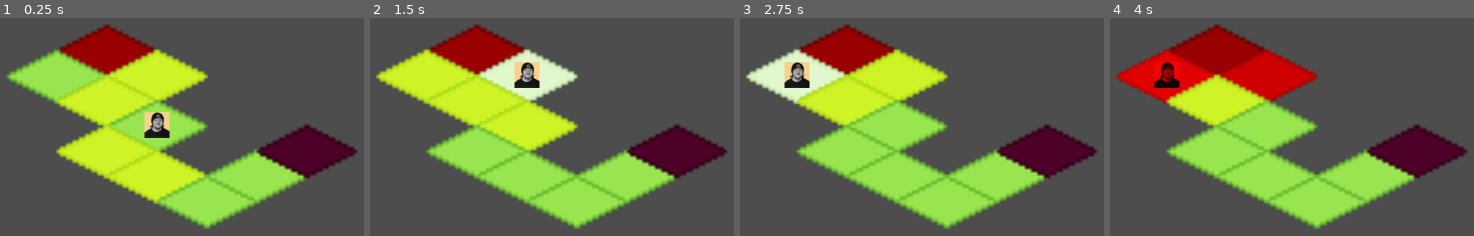
Above: before the commit, frames 1-4 (left to right).
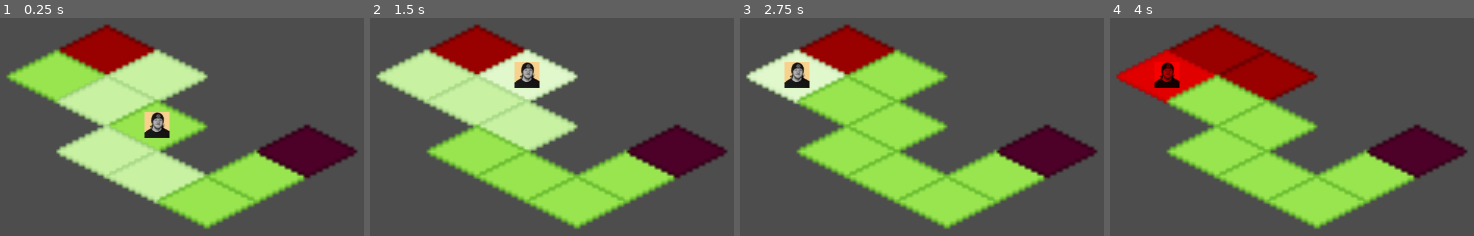
Above: after the commit, the same moments.

Repository: ckuras/GMTK-2023-Fire-Fighter
Game: Godot game, scene res://Scenes/main.tscn
Two runs of this game, one before a commit and one after it. Both use one fixed random seed, a clock stepped at 60 frames per second and the inputs below.
Inputs (mouse positions are in pixels of both pictures, inside the frame that each line leads up to):
- Up to frame 1 (0.25 s): no input
- Up to frame 2 (1.5 s): tap Enter at 0.5 s; move the mouse to (475, 50) at 0.52 s; click (475, 50) at 0.67 s; tap Space at 1.25 s; move the mouse to (526, 74) at 1.27 s; click (526, 74) at 1.42 s
- Up to frame 3 (2.75 s): tap Enter at 2 s; move the mouse to (798, 74) at 2.02 s; click (798, 74) at 2.17 s
- Up to frame 4 (4 s): tap Space at 2.75 s; move the mouse to (1215, 100) at 2.77 s; click (1215, 100) at 2.92 s; tap Enter at 3.5 s; move the mouse to (1266, 124) at 3.52 s; click (1266, 124) at 3.67 s

The runs differ from the first frame. In frame 1, 14% of the frame differs, in the area x 15-58%, y 14-86%; in frame 2, 11%; in frame 3, 7.0%; in frame 4, 7.0%.

Commit message:
Made reachable tiles only show on player turn

Diff:
--- a/Scenes/tile.tscn
+++ b/Scenes/tile.tscn
@@ -20,7 +20,7 @@
 
 [node name="Reachable" type="Sprite2D" parent="."]
 visible = false
-modulate = Color(1, 1, 0, 0.521569)
+modulate = Color(1, 1, 1, 0.470588)
 position = Vector2(0, 8)
 texture = ExtResource("3_liu54")
 
--- a/Scripts/EventBus.gd
+++ b/Scripts/EventBus.gd
@@ -1,3 +1,4 @@
 extends Node
 
+signal tiles_initialized
 signal turn_ended
--- a/Scripts/GameState.gd
+++ b/Scripts/GameState.gd
@@ -1,5 +1,6 @@
 class_name GameState extends Node
 
+signal game_state_initialized
 signal player_tile_id_set(_player_tile_id)
 
 enum Turn {
@@ -9,6 +10,7 @@
 }
 
 var active_turn = Turn.Player
+var are_tiles_initialized = false
 
 @onready var player_tile_id = 4 : set = _set_player_tile_id
 @onready var player_moves_remaining = 2 : set = _set_player_moves_remaining
@@ -16,6 +18,7 @@
 func _ready():
 	self.player_tile_id = 4
 	self.player_moves_remaining = 2
+	emit_signal("game_state_initialized")
 
 func _set_player_tile_id(_player_tile_id):
 	player_tile_id = _player_tile_id
--- a/Scripts/PlayerTurn.gd
+++ b/Scripts/PlayerTurn.gd
@@ -4,8 +4,12 @@
 	print("Player's turn")
 	game_state.active_turn = game_state.Turn.Player
 	reset_player_moves_remaining()
+	print("going to manually call draw_reachable_item(", game_state.player_tile_id, ")")
+	print(game_state)
+	board.draw_reachable_tiles(game_state.player_tile_id)
 
 	await EventBus.turn_ended
+	board.reset_reachable_tiles()
 	emit_signal("completed")
 
 func reset_player_moves_remaining():
--- a/Scripts/Tiles.gd
+++ b/Scripts/Tiles.gd
@@ -1,7 +1,12 @@
 extends Node2D
 
 func _ready():
+	print("initializing tiles...")
 	var i = 0
 	for tile in get_children():
+		print("initializing tile ", i)
 		tile.tile_id = i
 		i += 1
+
+	print ("sending tiles_initialized signal")
+	EventBus.emit_signal("tiles_initialized")
--- a/Scripts/TurnQueue.gd
+++ b/Scripts/TurnQueue.gd
@@ -7,10 +7,12 @@
 
 func _ready():
 	active_turn = get_child(0)
-	play_turn()
+	await game_state.game_state_initialized
+	play_active_turn()
 
-func play_turn():
+func play_active_turn():
+	print("playing active turn")
 	await active_turn.play_turn()
 	var new_index: int = (active_turn.get_index() + 1) % get_child_count()
 	active_turn = get_child(new_index)
-	play_turn()
+	play_active_turn()
--- a/Scripts/board.gd
+++ b/Scripts/board.gd
@@ -3,8 +3,13 @@
 @export var game_state: GameState
 
 func _ready():
+	game_state.player_tile_id_set.connect(_on_player_tile_id_set)
 	for tile in $Tiles.get_children():
 		tile.initialize(game_state)
+
+func _on_player_tile_id_set(player_tile_id):
+	print ("board signal caught: ", player_tile_id)
+	draw_reachable_tiles(player_tile_id)
 
 func get_tiles_by_state(tile_state: Tile.TileState) -> Array[Tile]:
 	var tiles: Array[Tile]
@@ -12,3 +17,21 @@
 		func(t): return t.tile_state == tile_state
 	))
 	return tiles
+
+func reset_reachable_tiles():
+	for tile in $Tiles.get_children():
+		tile.emit_signal("change_can_player_reach", false)
+
+func draw_reachable_tiles(player_tile_id):
+	# Reset all tiles to not be reachable. This must happen before setting the new neighbors to
+	# be reachable because its previous neighbors need to be updated somehow.
+	for tile in $Tiles.get_children():
+		tile.emit_signal("change_can_player_reach", false)
+
+	var player_tile = $Tiles.get_children().filter(
+		func(tile): return player_tile_id == tile.tile_id
+	)
+	if player_tile.size() == 1:
+		# Tell all neighbor tiles whether or not they are reachable
+		for tile in player_tile[0].get_all_neighbors():
+			tile.emit_signal("change_can_player_reach", tile.tile_state == Tile.TileState.None)
--- a/Scripts/tile.gd
+++ b/Scripts/tile.gd
@@ -55,13 +55,14 @@
 
 func _on_can_player_reach_change(_can_player_reach):
 	can_player_reach = _can_player_reach
-	if can_player_reach:
+	if can_player_reach and game_state.active_turn == game_state.Turn.Player:
 		$Reachable.show()
 	else:
 		$Reachable.hide()
 
 # Called when the player just moved
 func _on_player_tile_id_set(player_tile_id):
+	print ("tile signal caught: ", player_tile_id)
 	# If player is on this tile
 	if player_tile_id == tile_id:
 		# Update our state to know that we have the player
@@ -69,16 +70,6 @@
 
 		# Visually display the player sprite
 		$Player.show()
-
-		# Reset all tiles to not be reachable. This must happen before setting the new neighbors to
-		# be reachable because its previous neighbors need to be updated somehow.
-		for tile in get_parent().get_children():
-			tile.emit_signal("change_can_player_reach", false)
-
-		# Tell all neighbor tiles whether or not they are reachable
-		for tile in get_all_neighbors():
-			tile.emit_signal("change_can_player_reach", tile.tile_state == TileState.None)
-
 	else:
 		# Update our state to know that we no longer have the player
 		has_player = false
Not shown, added: Scenes/turF708.tmp
